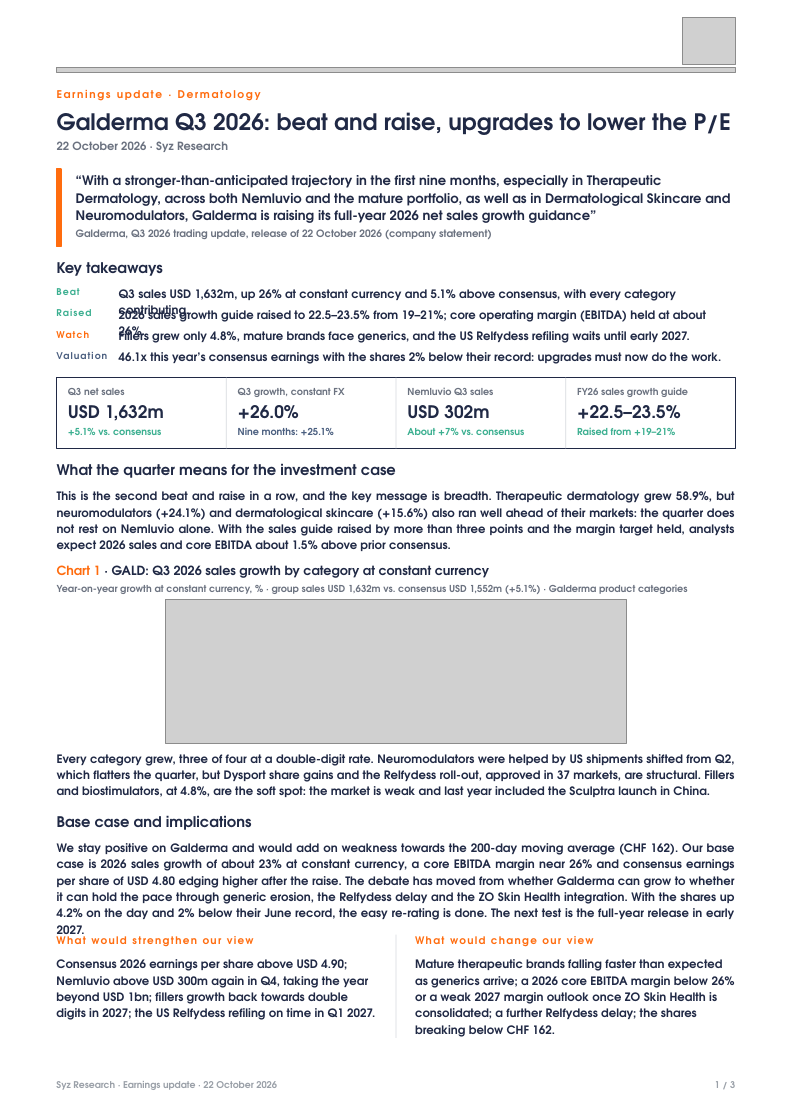
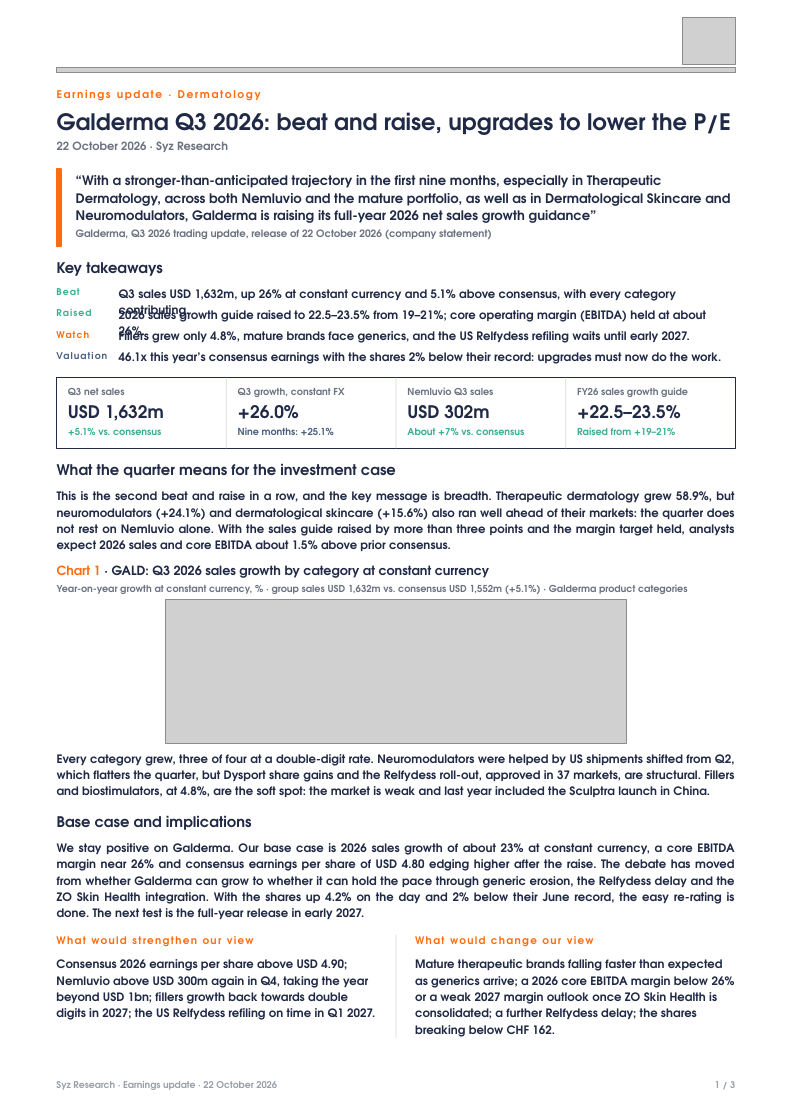
Before and after one commit to jb-db05/syz-earnings, a slide deck: slide 1 of reports/GALD_Q3_2026/Earnings_Update_GALD_Q32026.pptx. Drawn at 792x1120 pixels with LibreOffice and Linux fonts; fonts in the diff are those of the drawing; grey boxes stand for pictures. Boxes give left, top, right and bottom in pixels: in the first picture for what was removed or moved away, otherwise in the second. Text is boxed around its words. In the diff, an @@ line names an element or a change of style, - is before the commit and + after.

```diff
--- a/reports/GALD_Q3_2026/Earnings_Update_GALD_Q32026.pptx
+++ b/reports/GALD_Q3_2026/Earnings_Update_GALD_Q32026.pptx
@@ text at (57, 843, 735, 919): text changed @@
-We stay positive on Galderma and would add on weakness towards the 200-day moving average (CHF 162). Our base case is 2026 sales growth of about 23% at constant currency, a core EBITDA margin near 26% and consensus earnings per share of USD 4.80 edging higher after the raise. The debate has moved from whether Galderma can grow to whether it can hold the pace through generic erosion, the Relfydess delay and the ZO Skin Health integration. With the shares up 4.2% on the day and 2% below their June record, the easy re-rating is done. The next test is the full-year release in early 2027.
+We stay positive on Galderma. Our base case is 2026 sales growth of about 23% at constant currency, a core EBITDA margin near 26% and consensus earnings per share of USD 4.80 edging higher after the raise. The debate has moved from whether Galderma can grow to whether it can hold the pace through generic erosion, the Relfydess delay and the ZO Skin Health integration. With the shares up 4.2% on the day and 2% below their June record, the easy re-rating is done. The next test is the full-year release in early 2027.
```
Also in this commit, not shown: 3 other files.
